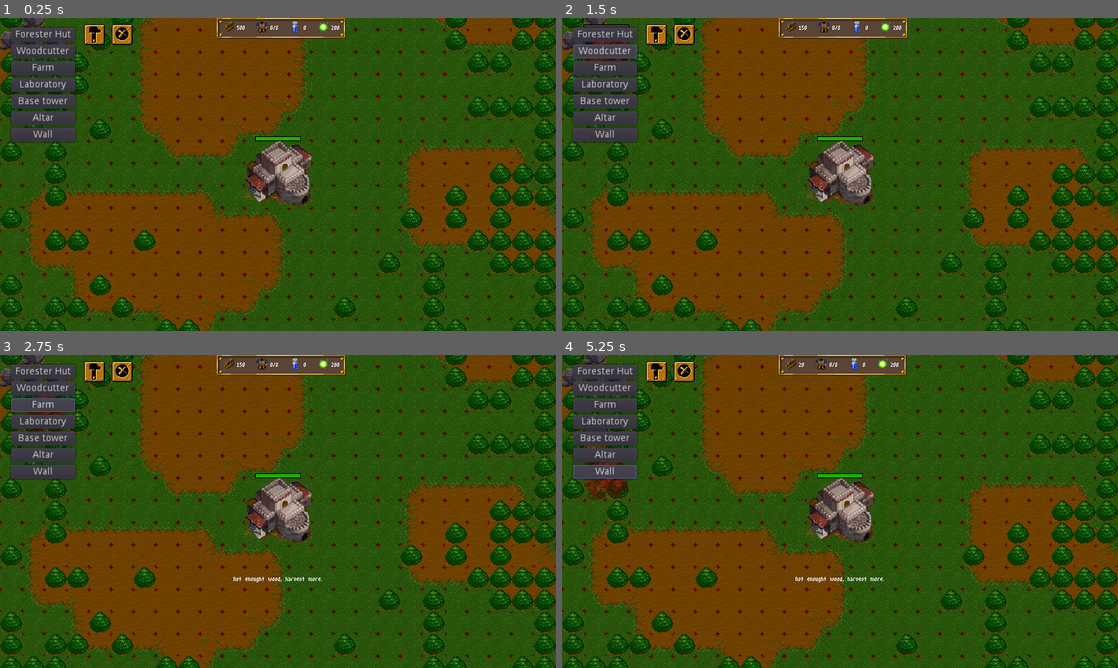
Above: before the commit, frames 1-4 (two rows, left to right).
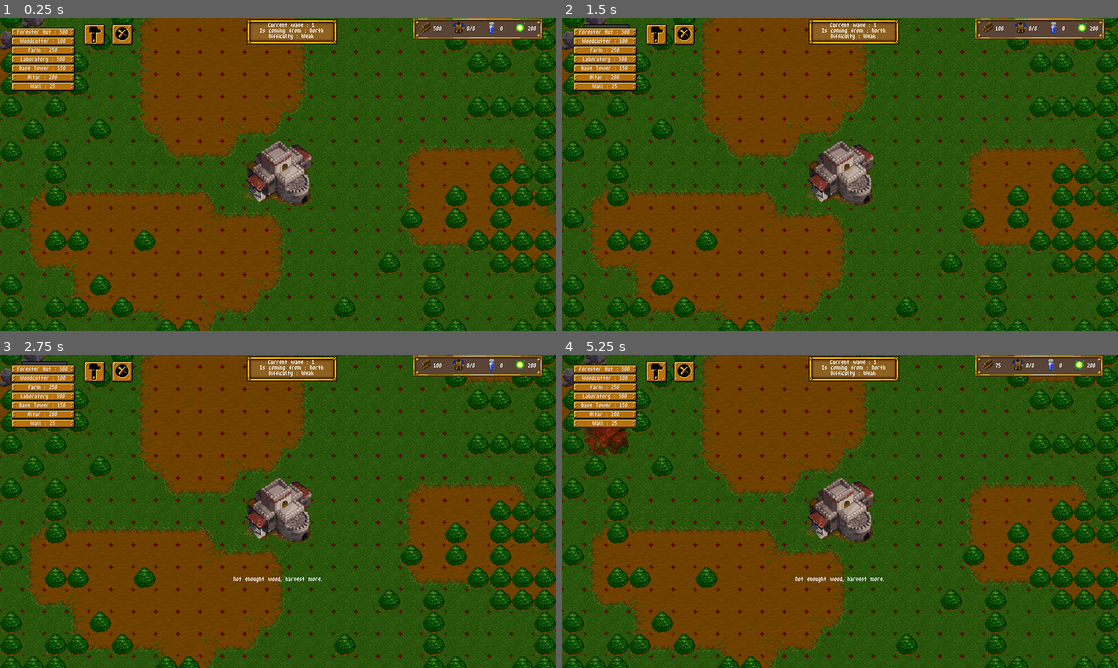
Above: after the commit, the same moments.

Repository: jamis-leblanc/Tower_Craft
Game: Godot game, scene res://Scenes/World.tscn
Two runs of this game, one before a commit and one after it. Both use one fixed random seed, a clock stepped at 60 frames per second and the inputs below. The engine's default icon, where the game draws it, is replaced by a stand-in: a white triangle on a blue panel in a dark square.
Inputs:
- Up to frame 1 (0.25 s): no input
- Up to frame 2 (1.5 s): click "Forester Hut" (after the commit: "Forester Hut : 300") at 0.5 s; click "Woodcutter" (after the commit: "Woodcutter : 100") at 1.25 s
- Up to frame 3 (2.75 s): click "Farm" (after the commit: "Farm : 250") at 2 s
- Up to frame 4 (5.25 s): click "Laboratory" (after the commit: "Laboratory : 300") at 2.75 s; click "Base tower" (after the commit: "Base Tower : 150") at 3.5 s; click "Altar" (after the commit: "Altar : 200") at 4.25 s; click "Wall" (after the commit: "Wall : 25") at 5 s

The runs differ from the first frame. In frame 1, 7.4% of the frame differs, in the area x 1-98%, y 0-40%; in frame 2, 7.4%; in frame 3, 7.5%; in frame 4, 7.9%, in the area x 1-98%, y 0-47%.

Commit message:
add MVP02

Diff:
--- a/Scenes/UI.tscn
+++ b/Scenes/UI.tscn
@@ -1,17 +1,21 @@
-[gd_scene load_steps=13 format=2]
+[gd_scene load_steps=17 format=2]
 
 [ext_resource path="res://Scripts/Button.gd" type="Script" id=1]
-[ext_resource path="res://panel_style.tres" type="StyleBox" id=2]
-[ext_resource path="res://GFX/wood_icon.png" type="Texture" id=3]
-[ext_resource path="res://small_font_16.tres" type="DynamicFont" id=4]
-[ext_resource path="res://GFX/spacer.png" type="Texture" id=5]
-[ext_resource path="res://GFX/food_icon.png" type="Texture" id=6]
-[ext_resource path="res://GFX/research_icon.png" type="Texture" id=7]
-[ext_resource path="res://GFX/mana_icon.png" type="Texture" id=8]
-[ext_resource path="res://GFX/repair_button_up.png" type="Texture" id=9]
-[ext_resource path="res://GFX/repair_button_down.png" type="Texture" id=10]
-[ext_resource path="res://GFX/destroy_button_up.png" type="Texture" id=11]
-[ext_resource path="res://GFX/destroy_button_down.png" type="Texture" id=12]
+[ext_resource path="res://panel_style3.tres" type="StyleBox" id=2]
+[ext_resource path="res://panel_style4.tres" type="StyleBox" id=3]
+[ext_resource path="res://small_font_16_regular.tres" type="DynamicFont" id=4]
+[ext_resource path="res://panel_style.tres" type="StyleBox" id=5]
+[ext_resource path="res://GFX/wood_icon.png" type="Texture" id=6]
+[ext_resource path="res://small_font_16.tres" type="DynamicFont" id=7]
+[ext_resource path="res://GFX/spacer.png" type="Texture" id=8]
+[ext_resource path="res://GFX/food_icon.png" type="Texture" id=9]
+[ext_resource path="res://GFX/research_icon.png" type="Texture" id=10]
+[ext_resource path="res://GFX/mana_icon.png" type="Texture" id=11]
+[ext_resource path="res://GFX/repair_button_up.png" type="Texture" id=12]
+[ext_resource path="res://GFX/repair_button_down.png" type="Texture" id=13]
+[ext_resource path="res://GFX/destroy_button_up.png" type="Texture" id=14]
+[ext_resource path="res://GFX/destroy_button_down.png" type="Texture" id=15]
+[ext_resource path="res://panel_style2.tres" type="StyleBox" id=16]
 
 [node name="UI" type="CanvasLayer"]
 scale = Vector2( 2, 2 )
@@ -22,52 +26,81 @@
 margin_left = 16.0
 margin_top = 14.0
 margin_right = 108.0
-margin_bottom = 34.0
+margin_bottom = 27.0
+custom_styles/hover = ExtResource( 2 )
+custom_styles/pressed = ExtResource( 3 )
+custom_styles/normal = ExtResource( 2 )
+custom_fonts/font = ExtResource( 4 )
 text = "Forester Hut"
 
 [node name="Button3" type="Button" parent="."]
 margin_left = 16.0
-margin_top = 37.5
-margin_right = 108.0
-margin_bottom = 57.5
+margin_top = 27.0
+margin_right = 108.0
+margin_bottom = 40.0
+custom_styles/hover = ExtResource( 2 )
+custom_styles/pressed = ExtResource( 3 )
+custom_styles/normal = ExtResource( 2 )
+custom_fonts/font = ExtResource( 4 )
 text = "Woodcutter"
 
 [node name="Button4" type="Button" parent="."]
 margin_left = 16.0
-margin_top = 62.0
-margin_right = 108.0
-margin_bottom = 82.0
+margin_top = 40.0
+margin_right = 108.0
+margin_bottom = 53.0
+custom_styles/hover = ExtResource( 2 )
+custom_styles/pressed = ExtResource( 3 )
+custom_styles/normal = ExtResource( 2 )
+custom_fonts/font = ExtResource( 4 )
 text = "Farm"
 
 [node name="Button5" type="Button" parent="."]
-margin_left = 15.5
-margin_top = 85.5
-margin_right = 107.5
-margin_bottom = 105.5
+margin_left = 16.0
+margin_top = 53.0
+margin_right = 108.0
+margin_bottom = 66.0
+custom_styles/hover = ExtResource( 2 )
+custom_styles/pressed = ExtResource( 3 )
+custom_styles/normal = ExtResource( 2 )
+custom_fonts/font = ExtResource( 4 )
 text = "Laboratory"
 
 [node name="Button6" type="Button" parent="."]
 margin_left = 16.0
-margin_top = 110.0
-margin_right = 108.0
-margin_bottom = 130.0
+margin_top = 66.0
+margin_right = 108.0
+margin_bottom = 79.0
+custom_styles/hover = ExtResource( 2 )
+custom_styles/pressed = ExtResource( 3 )
+custom_styles/normal = ExtResource( 2 )
+custom_fonts/font = ExtResource( 4 )
 text = "Base tower"
 
 [node name="Button7" type="Button" parent="."]
-margin_left = 15.5
-margin_top = 133.5
-margin_right = 107.5
-margin_bottom = 153.5
+margin_left = 16.0
+margin_top = 79.0
+margin_right = 108.0
+margin_bottom = 92.0
+custom_styles/hover = ExtResource( 2 )
+custom_styles/pressed = ExtResource( 3 )
+custom_styles/normal = ExtResource( 2 )
+custom_fonts/font = ExtResource( 4 )
 text = "Altar"
 
 [node name="Button8" type="Button" parent="."]
-margin_left = 15.5
-margin_top = 158.0
-margin_right = 107.5
-margin_bottom = 178.0
+margin_left = 16.0
+margin_top = 92.0
+margin_right = 108.0
+margin_bottom = 105.0
+custom_styles/hover = ExtResource( 2 )
+custom_styles/pressed = ExtResource( 3 )
+custom_styles/normal = ExtResource( 2 )
+custom_fonts/font = ExtResource( 4 )
 text = "Wall"
 
 [node name="Label" type="Label" parent="."]
+visible = false
 margin_left = 728.0
 margin_top = 16.0
 margin_right = 768.0
@@ -77,10 +110,11 @@
 editor/display_folded = true
 anchor_left = 0.5
 anchor_right = 0.5
-margin_left = -488.0
-margin_right = -304.0
-margin_bottom = 30.0
-custom_styles/panel = ExtResource( 2 )
+margin_left = -205.0
+margin_top = 1.0
+margin_right = -21.0
+margin_bottom = 31.0
+custom_styles/panel = ExtResource( 5 )
 
 [node name="HBoxContainer2" type="HBoxContainer" parent="MarginContainer"]
 margin_left = 9.0
@@ -243,8 +277,44 @@
 margin_right = 192.0
 margin_bottom = 40.0
 toggle_mode = true
-texture_normal = ExtResource( 11 )
-texture_pressed = ExtResource( 12 )
+texture_normal = ExtResource( 14 )
+texture_pressed = ExtResource( 15 )
+
+[node name="PanelContainer" type="PanelContainer" parent="."]
+margin_left = 355.0
+margin_top = 2.0
+margin_right = 485.0
+margin_bottom = 33.0
+custom_styles/panel = ExtResource( 16 )
+
+[node name="VBoxContainer" type="VBoxContainer" parent="PanelContainer"]
+margin_left = 9.0
+margin_top = 5.0
+margin_right = 121.0
+margin_bottom = 31.0
+
+[node name="wave_nbr" type="Label" parent="PanelContainer/VBoxContainer"]
+margin_right = 112.0
+margin_bottom = 4.0
+custom_fonts/font = ExtResource( 7 )
+text = "Current wave : XX"
+align = 1
+
+[node name="wave_direction" type="Label" parent="PanelContainer/VBoxContainer"]
+margin_top = 8.0
+margin_right = 112.0
+margin_bottom = 12.0
+custom_fonts/font = ExtResource( 7 )
+text = "Wave Direction"
+align = 1
+
+[node name="wave_difficulty" type="Label" parent="PanelContainer/VBoxContainer"]
+margin_top = 16.0
+margin_right = 112.0
+margin_bottom = 20.0
+custom_fonts/font = ExtResource( 7 )
+text = "Wave Difficulty"
+align = 1
 [connection signal="pressed" from="Button" to="." method="_on_Button_pressed"]
 [connection signal="pressed" from="Button3" to="." method="_on_Button3_pressed"]
 [connection signal="pressed" from="Button4" to="." method="_on_Button4_pressed"]
--- a/Scenes/building.tscn
+++ b/Scenes/building.tscn
@@ -7,7 +7,7 @@
 [ext_resource path="res://small_font_16.tres" type="DynamicFont" id=5]
 
 [sub_resource type="RectangleShape2D" id=1]
-extents = Vector2( 32, 32 )
+extents = Vector2( 16, 16 )
 
 [node name="building" type="Node2D"]
 script = ExtResource( 1 )
@@ -53,4 +53,5 @@
 wait_time = 8.0
 autostart = true
 [connection signal="input_event" from="Area2D" to="." method="_on_Area2D_input_event"]
+[connection signal="value_changed" from="ProgressBar" to="." method="_on_ProgressBar_value_changed"]
 [connection signal="timeout" from="use_mana" to="." method="_on_use_mana_timeout"]
--- a/Scenes/enemy_spawner.tscn
+++ b/Scenes/enemy_spawner.tscn
@@ -6,7 +6,7 @@
 script = ExtResource( 1 )
 
 [node name="wave_timer" type="Timer" parent="."]
-wait_time = 30.0
+wait_time = 40.0
 one_shot = true
 autostart = true
 
--- a/Scenes/farm.tscn
+++ b/Scenes/farm.tscn
@@ -3,7 +3,7 @@
 [ext_resource path="res://Scenes/building.tscn" type="PackedScene" id=1]
 [ext_resource path="res://Scripts/farm.gd" type="Script" id=2]
 
-[node name="farm" index="0" instance=ExtResource( 1 )]
+[node name="farm" instance=ExtResource( 1 )]
 script = ExtResource( 2 )
 
 [node name="Sprite" parent="." index="0"]
--- a/Scenes/forester.tscn
+++ b/Scenes/forester.tscn
@@ -3,11 +3,10 @@
 [ext_resource path="res://Scenes/building.tscn" type="PackedScene" id=1]
 [ext_resource path="res://Scripts/forester.gd" type="Script" id=2]
 
-[node name="forester" index="0" instance=ExtResource( 1 )]
+[node name="forester" instance=ExtResource( 1 )]
 script = ExtResource( 2 )
 
 [node name="Sprite" parent="." index="0"]
-vframes = 6
 frame = 0
 
 [node name="Spawn_cooldown" type="Timer" parent="." index="1"]
--- a/Scenes/tower_base.tscn
+++ b/Scenes/tower_base.tscn
@@ -43,6 +43,7 @@
 frame = 34
 
 [node name="CollisionShape2D" parent="Area2D" index="0"]
+visible = true
 shape = SubResource( 1 )
 
 [node name="UI_anchor" parent="." index="2"]
--- a/Scenes/wall.tscn
+++ b/Scenes/wall.tscn
@@ -1,8 +1,11 @@
-[gd_scene load_steps=4 format=2]
+[gd_scene load_steps=5 format=2]
 
 [ext_resource path="res://Scenes/building.tscn" type="PackedScene" id=1]
 [ext_resource path="res://Scripts/wall.gd" type="Script" id=2]
 [ext_resource path="res://GFX/tile_map_structure_2.png" type="Texture" id=3]
+
+[sub_resource type="RectangleShape2D" id=1]
+extents = Vector2( 16, 16 )
 
 [node name="wall" instance=ExtResource( 1 )]
 script = ExtResource( 2 )
@@ -13,6 +16,10 @@
 hframes = 12
 frame = 7
 
+[node name="CollisionShape2D" parent="Area2D" index="0"]
+visible = true
+shape = SubResource( 1 )
+
 [node name="ProgressBar" parent="." index="3"]
 margin_left = -16.0
 margin_top = -23.0
--- a/Scenes/woodcutter.tscn
+++ b/Scenes/woodcutter.tscn
@@ -3,8 +3,5 @@
 [ext_resource path="res://Scenes/building.tscn" type="PackedScene" id=1]
 [ext_resource path="res://Scripts/Woodcutter.gd" type="Script" id=2]
 
-[node name="woodcutter" index="0" instance=ExtResource( 1 )]
+[node name="woodcutter" instance=ExtResource( 1 )]
 script = ExtResource( 2 )
-
-[node name="Sprite" parent="." index="0"]
-vframes = 6
--- a/Scripts/Button.gd
+++ b/Scripts/Button.gd
@@ -3,14 +3,6 @@
 var repair_cursor = load("res://GFX/repair_cursor.png")
 var demolish_cursor = load("res://GFX/demolish_cursor.png")
 var mouse_state = enums.mouse_state.build
-
-
-func _process(delta):
-	if Input.is_action_just_pressed("mouse_right_clic") :
-		$repair_button.set_pressed(false)
-		$demolish_button.set_pressed(false)
-		Input.set_custom_mouse_cursor(null)
-		mouse_state = enums.mouse_state.build
 
 var notif_dict = 	{
 					"missing_ress" : 				"Not enought wood, harvest more.",
@@ -25,18 +17,39 @@
 
 
 onready var world = get_tree().get_root().get_node("World")
+onready var spawner = get_tree().get_root().get_node("World/enemy_spawner")
 
 
 func _ready():
 	add_to_group("UI")
+	$Button.text = "Forester Hut : " + str(units_stats.forester_hut_cost)
+	$Button3.text = "Woodcutter : " + str(units_stats.woodcutter_cost)
+	$Button4.text = "Farm : " + str(units_stats.farm_cost)
+	$Button5.text = "Laboratory : " + str(units_stats.laboratory_cost)
+	$Button6.text = "Base Tower : " + str(units_stats.base_tower_cost)
+	$Button7.text = "Altar : " + str(units_stats.altar_cost)
+	$Button8.text = "Wall : " + str(units_stats.base_wall_cost)
+
+
+func _process(delta):
+	if Input.is_action_just_pressed("mouse_right_clic") :
+		$repair_button.set_pressed(false)
+		$demolish_button.set_pressed(false)
+		Input.set_custom_mouse_cursor(null)
+		mouse_state = enums.mouse_state.build
 
 
 func _update():
 
+	print("update UI")
 	$MarginContainer/HBoxContainer2/HBoxContainer/Wood_Label.text =  str(world.wood)
 	$MarginContainer/HBoxContainer2/HBoxContainer2/Food_Label.text = str(worker_manager.workers_list.size()) + "/" + str(world.food)
 	$MarginContainer/HBoxContainer2/HBoxContainer3/Research_Label.text = str(world.research)
 	$MarginContainer/HBoxContainer2/HBoxContainer4/mana_Label.text = str(world.mana)
+	$PanelContainer/VBoxContainer/wave_nbr.text = "Current wave : " + str(spawner.wave)
+	$PanelContainer/VBoxContainer/wave_direction.text = "Is coming from : " + spawner.spawn_direction
+	$PanelContainer/VBoxContainer/wave_difficulty.text = "Difficulty : " + spawner.wave_difficulty_text
+	print(spawner.spawn_direction)
 
 func _on_Button_pressed():
 	spawn("res://Scenes/forester.tscn")
--- a/Scripts/altar.gd
+++ b/Scripts/altar.gd
@@ -3,7 +3,9 @@
 func _init():
 	reference = "res://Scenes/altar.tscn"
 	size = 2
-	cost = 200
+	cost = units_stats.altar_cost
+	health_max = units_stats.altar_health_max
+	$ProgressBar.max_value = health_max
 	tile_index = 22
 	building_time = 5
 	UI_offset = Vector2(64,-64)
--- a/Scripts/building.gd
+++ b/Scripts/building.gd
@@ -177,3 +177,8 @@
 		return true
 	else :
 		return false
+
+func _on_ProgressBar_value_changed(value):
+	if health == health_max :
+		$ProgressBar.set_visible(false)
+	else : $ProgressBar.set_visible(true)
--- a/Scripts/core.gd
+++ b/Scripts/core.gd
@@ -4,7 +4,8 @@
 	reference = "res://Scenes/core.tscn"
 	food = 8
 	size = 3
-	health_max = 500
+	health_max = units_stats.core_health_max
+	health = health_max
 	$ProgressBar.max_value = health_max
 	tile_index = 9
 
--- a/Scripts/enemy_spawner.gd
+++ b/Scripts/enemy_spawner.gd
@@ -3,9 +3,12 @@
 var wave = 1
 var wave_difficulty = 2
 var wave_points = wave_difficulty
+var wave_difficulty_multiplier = 1
+var wave_difficulty_text = ""
 var difficulty_factor = 3
 var wave_time_factor = 0.9862
-var enemy_spawn_time = 0.5
+var enemy_spawn_time = 1
+var spawn_direction = "test"
 
 onready var spawn_point_list  = {	0 : $spawn_point_collection/spawn_point_1,
 									1 : $spawn_point_collection/spawn_point_2,
@@ -25,6 +28,11 @@
 var spawn_ok = true
 
 
+func _ready():
+	pick_spawn_point()
+	get_tree().call_group("UI", "_update")
+
+
 func _process(delta):
 	if spawning == true and spawn_ok == true:
 		var enemy_rand = randi() %enemy_cost_list.size()
@@ -39,33 +47,45 @@
 		if wave_points > 1 :
 			$enemy_spawn_timer.start()
 		else :
-			print("wave end")
 			wave += 1
 			spawning = false
-			$wave_timer.start()
+			new_wave()
+
 
 
 func new_wave():
 	pick_spawn_point()
-	setup_wave_spec()
+	$wave_timer.start()
+	get_tree().call_group("UI", "_update")
+
 
 
 func pick_spawn_point():
-	spawn_point = spawn_point_list[randi() %spawn_point_list.size()]
+	var index = randi() %spawn_point_list.size()
+	spawn_point = spawn_point_list[index]
+	match index :
+		0: spawn_direction = "North"
+		1: spawn_direction = "West"
+		2: spawn_direction = "East"
+		3: spawn_direction = "South"
+
+	if wave_difficulty_multiplier > 1 : wave_difficulty_text = "Average"
+	elif wave_difficulty_multiplier > 1.2 : wave_difficulty_text = "Strong"
+	else : wave_difficulty_text = "Weak"
+
 
 
 func setup_wave_spec():
 	set_wave_points()
 	$enemy_spawn_timer.wait_time = enemy_spawn_time / wave
 	$wave_timer.wait_time = $wave_timer.wait_time * wave_time_factor
-	print(str($wave_timer.wait_time))
-	print("wave start : " + str(wave))
 	spawning = true
 	spawn_ok = true
 
 
 func set_wave_points():
-	wave_points = wave * difficulty_factor
+	wave_difficulty_multiplier = (randf()/2 + 0.85)
+	wave_points = wave * difficulty_factor * wave_difficulty_multiplier
 
 
 func spawn_enemy(ref):
@@ -75,7 +95,7 @@
 
 
 func _on_wave_timer_timeout():
-	new_wave()
+	setup_wave_spec()
 
 
 func _on_enemy_spawn_timer_timeout():
--- a/Scripts/farm.gd
+++ b/Scripts/farm.gd
@@ -5,7 +5,9 @@
 	reference = "res://Scenes/farm.tscn"
 	food = 4
 	size = 2
-	cost = 200
+	cost = units_stats.farm_cost
+	health_max = units_stats.farm_health_max
+	$ProgressBar.max_value = health_max
 	tile_index = 16
 	mouse_offset = fmod(size+1,2) * Vector2(16,16)	# mouse_offset = 16,16 if size is en even number,  0,0 otherwise
 	position_offset = fmod(size,2) * Vector2(16,16)	# position_offset = 16,16 if size is en odd number,  0,0 otherwise
--- a/Scripts/forester.gd
+++ b/Scripts/forester.gd
@@ -9,7 +9,9 @@
 func _init():
 	reference = "res://Scenes/forester.tscn"
 	size = 2
-	cost = 200
+	cost = units_stats.forester_hut_cost
+	health_max = units_stats.forester_hut_health_max
+	$ProgressBar.max_value = health_max
 	tile_index = 8
 	mouse_offset = fmod(size+1,2) * Vector2(16,16)	# mouse_offset = 16,16 if size is en even number,  0,0 otherwise
 	position_offset = fmod(size,2) * Vector2(16,16)	# position_offset = 16,16 if size is en odd number,  0,0 otherwise
--- a/Scripts/laboratory.gd
+++ b/Scripts/laboratory.gd
@@ -5,7 +5,9 @@
 func _init():
 	reference = "res://Scenes/laboratory.tscn"
 	size = 3
-	cost = 250
+	cost = units_stats.laboratory_cost
+	health_max = units_stats.laboratory_health_max
+	$ProgressBar.max_value = health_max
 	tile_index = 17
 	building_time = 5
 	UI_offset = Vector2(64,-64)
--- a/Scripts/tower_base.gd
+++ b/Scripts/tower_base.gd
@@ -20,11 +20,12 @@
 	reference 	= "res://Scenes/tower_base.tscn"
 	popup_UI 	= "res://Scenes/Popup_tower_building.tscn"
 	size = 1
-	cost = 100
+	cost = units_stats.base_tower_cost
+	health_max = units_stats.base_tower_health_max
+	$ProgressBar.max_value = health_max
 	tile_index = 19
 	building_tile_index = 20
 	destroyed_tile_index = 20
-	health_max = units_stats.base_tower_health_max
 	$ProgressBar.max_value = health_max
 	mouse_offset = fmod(size+1,2) * Vector2(16,16)	# mouse_offset = 16,16 if size is en even number,  0,0 otherwise
 	position_offset = fmod(size,2) * Vector2(16,16)	# position_offset = 16,16 if size is en odd number,  0,0 otherwise
--- a/Scripts/units_stats.gd
+++ b/Scripts/units_stats.gd
@@ -7,10 +7,35 @@
 var worker_ressource_bonus = 0
 
 
+# ****** CORE ******
+var core_health_max = 500
 
-# ****** TOWER ******
+# ****** BASE_TOWER ******
 var base_tower_damage = 1.5
 var base_tower_health_max = 50
 var base_tower_attack_speed = 1.5
+var base_tower_cost = 150
 
-var base_wall_health_max = 50
+# ****** BASE_WALL ******
+var base_wall_health_max = 150
+var base_wall_cost = 25
+
+# ****** FORESTER_HUT ******
+var forester_hut_health_max = 150
+var forester_hut_cost = 300
+
+# ****** WOODCUTTER ******
+var woodcutter_health_max = 150
+var woodcutter_cost = 100
+
+# ****** FARM ******
+var farm_health_max = 150
+var farm_cost = 250
+
+# ****** LABORATORY ******
+var laboratory_health_max = 150
+var laboratory_cost = 300
+
+# ****** ALTAR ******
+var altar_health_max = 150
+var altar_cost = 200
--- a/Scripts/wall.gd
+++ b/Scripts/wall.gd
@@ -4,7 +4,8 @@
 func _init():
 	reference = "res://Scenes/wall.tscn"
 	size = 1
-	cost = 30
+	cost = units_stats.base_wall_cost
+	health_max = units_stats.base_wall_health_max
 	tile_index = 23
 	building_time = 5
 	mouse_offset = fmod(size+1,2) * Vector2(16,16)	# mouse_offset = 16,16 if size is en even number,  0,0 otherwise
--- a/Scripts/woodcutter.gd
+++ b/Scripts/woodcutter.gd
@@ -4,7 +4,9 @@
 func _init():
 	reference = "res://Scenes/woodcutter.tscn"
 	size = 2
-	cost = 150
+	cost = units_stats.woodcutter_cost
+	health_max = units_stats.woodcutter_health_max
+	$ProgressBar.max_value = health_max
 	tile_index = 13
 	building_time = 5
 	mouse_offset = fmod(size+1,2) * Vector2(16,16)	# mouse_offset = 16,16 if size is en even number,  0,0 otherwise
--- /dev/null
+++ b/panel_style3.tres
@@ -0,0 +1,13 @@
+[gd_resource type="StyleBoxTexture" load_steps=2 format=2]
+
+[ext_resource path="res://GFX/spr_nine_slice_box_3.png" type="Texture" id=1]
+
+[resource]
+content_margin_top = 5.0
+content_margin_bottom = 0.0
+texture = ExtResource( 1 )
+region_rect = Rect2( 0, 0, 13, 13 )
+margin_left = 6.0
+margin_right = 6.0
+margin_top = 6.0
+margin_bottom = 6.0
--- /dev/null
+++ b/panel_style4.tres
@@ -0,0 +1,13 @@
+[gd_resource type="StyleBoxTexture" load_steps=2 format=2]
+
+[ext_resource path="res://GFX/spr_nine_slice_box_3_pressed.png" type="Texture" id=1]
+
+[resource]
+content_margin_top = 5.0
+content_margin_bottom = 0.0
+texture = ExtResource( 1 )
+region_rect = Rect2( 0, 0, 13, 13 )
+margin_left = 6.0
+margin_right = 6.0
+margin_top = 6.0
+margin_bottom = 6.0
--- /dev/null
+++ b/small_font_16_regular.tres
@@ -0,0 +1,8 @@
+[gd_resource type="DynamicFont" load_steps=2 format=2]
+
+[ext_resource path="res://GFX/fonts/m3x6.ttf" type="DynamicFontData" id=1]
+
+[resource]
+outline_color = Color( 0, 0, 0, 1 )
+extra_spacing_top = -8
+font_data = ExtResource( 1 )
--- /dev/null
+++ b/small_font_32.tres
@@ -0,0 +1,10 @@
+[gd_resource type="DynamicFont" load_steps=2 format=2]
+
+[ext_resource path="res://GFX/fonts/m3x6.ttf" type="DynamicFontData" id=1]
+
+[resource]
+size = 32
+outline_color = Color( 0, 0, 0, 1 )
+extra_spacing_top = -5
+extra_spacing_bottom = -4
+font_data = ExtResource( 1 )
Binary file added: GFX/spr_nine_slice_box_3.png
Not shown, added: GFX/spr_nine_slice_box_3.png.import
Binary file added: GFX/spr_nine_slice_box_3_pressed.png
Not shown, added: GFX/spr_nine_slice_box_3_pressed.png.import
Not shown: 11 places in Scenes/UI.tscn that only renumber resources
Not shown, changed: export_presets.cfg
Not shown, added: tower_craft_release/30_09/tower_craft_MPV02.exe
Not shown, added: tower_craft_release/30_09/tower_craft_MPV02.pck
Not shown, added: tower_craft_release/30_09/tower_craft_MPV02.x86_64
Not shown, added: tower_craft_release/30_09/tower_craft_MPV02.zip
